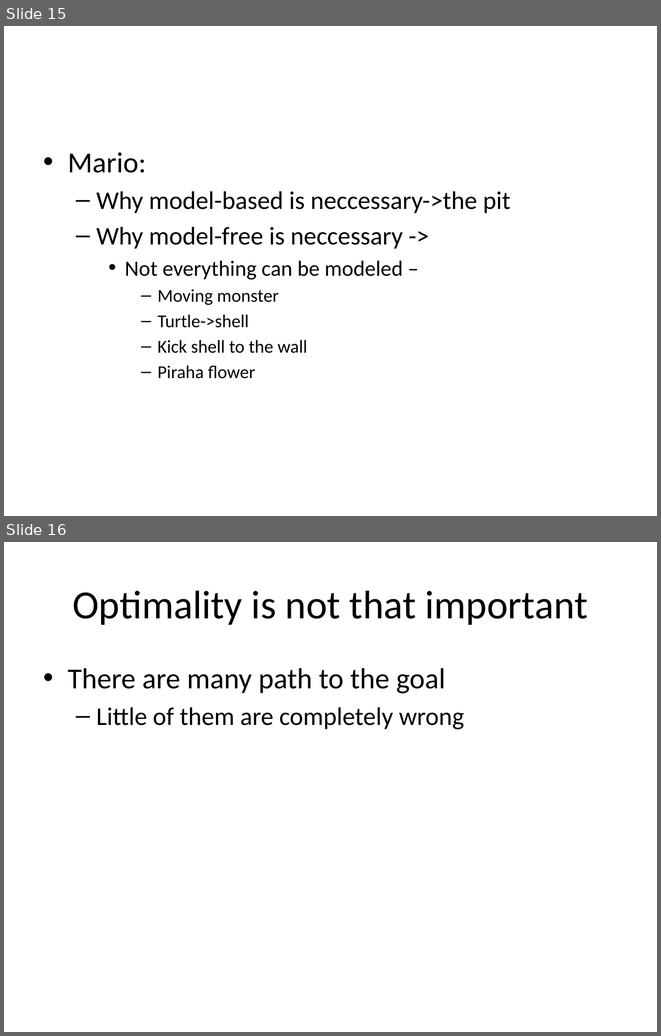
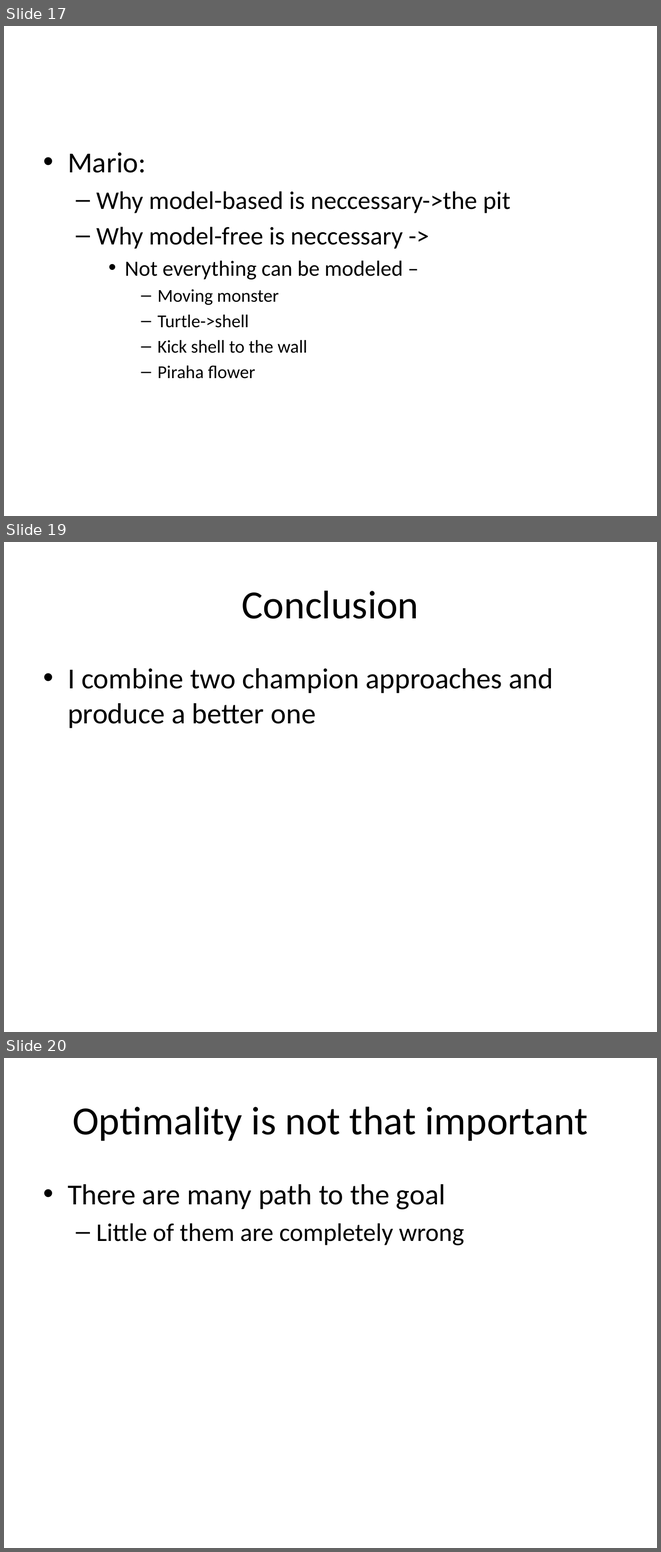
Before and after one commit to lono175/Thesis, a slide deck: OptimalPlanning.pptx. Shown one above the other, each under a label of ours: slides 15 and 16 before the commit, slides 17, 19 and 20 after it; the slides between them are not shown. The pictures are 661x1036 and 661x1552 pixels, drawn with LibreOffice and Linux fonts; fonts in the diff are those of the drawing. Boxes give left, top, right and bottom in pixels: in the first picture for what was removed or moved away, otherwise in the second. Text is boxed around its words. In the diff, an @@ line names an element or a change of style, - is before the commit and + after.

```diff
--- a/OptimalPlanning.pptx
+++ b/OptimalPlanning.pptx
@@ slide 19 added at bbox=[4, 542, 657, 1032], background #FFFFFF @@
@@ title added at bbox=[242, 590, 419, 619], 44 pt, text #000000 @@
+Conclusion
@@ text added at bbox=[68, 668, 554, 728], 32 pt, text #000000 @@
+• I combine two champion approaches and produce a better one
@@ what was slide 15 is now slide 17 @@
@@ what was slide 16 is now slide 20 @@
```
Also in this commit, not shown: 3 other slides added.
